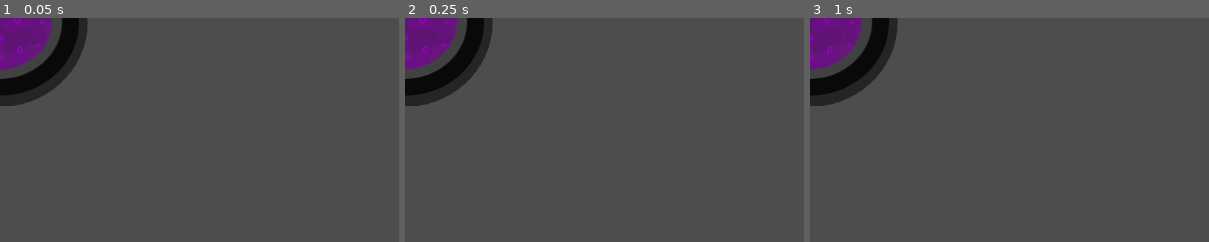
Above: before the commit, frames 1-3 (left to right).
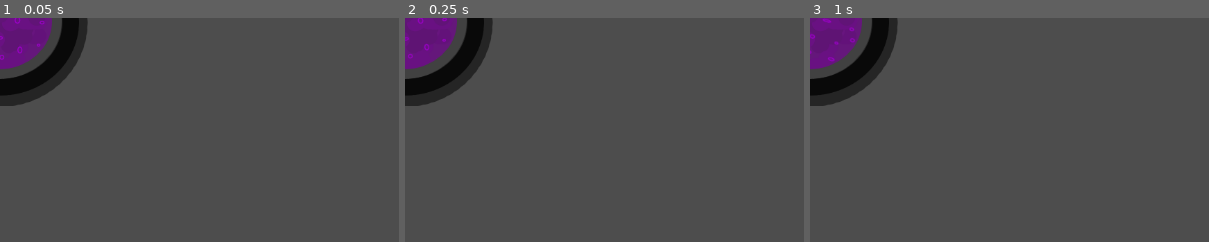
Above: after the commit, the same moments.

Repository: archimbald4488/FGJ2025
Game: Godot game, scene res://scenes/Cauldron.tscn
The game is run twice, just before and just after one commit, with the same random seed, the same clock (stepped at 60 frames per second) and the same inputs. This scene is started directly instead of the project's main scene.
Inputs:
- Up to frame 1 (0.05 s): no input
- Up to frame 2 (0.25 s): no input
- Up to frame 3 (1 s): tap Enter at 0.5 s
The pictures show only the part of the screen within x 0-50%, y 0-50%; the shares and areas given below are measured in that part.

Frame 1 is identical in both runs. In frame 2, 0.1% of the frame differs, in the area x 0-12%, y 0-19%; in frame 3, 0.2%, in the area x 0-12%, y 0-20%.

Commit message:
Cauldron added autoanimation and removed the old fucker again

Diff:
--- a/scenes/Cauldron.tscn
+++ b/scenes/Cauldron.tscn
@@ -88,7 +88,8 @@
 position = Vector2(0, -0.5)
 scale = Vector2(0.5, 0.5)
 sprite_frames = SubResource("SpriteFrames_f4tfd")
-frame_progress = 0.256471
+autoplay = "default"
+frame_progress = 0.169864
 
 [node name="RuikkuParticles" type="GPUParticles2D" parent="StaticBody2D"]
 modulate = Color(0.6, 0.145098, 0.454902, 0.815686)
Not shown: 1 places in scenes/Cauldron.tscn that only renumber resources
